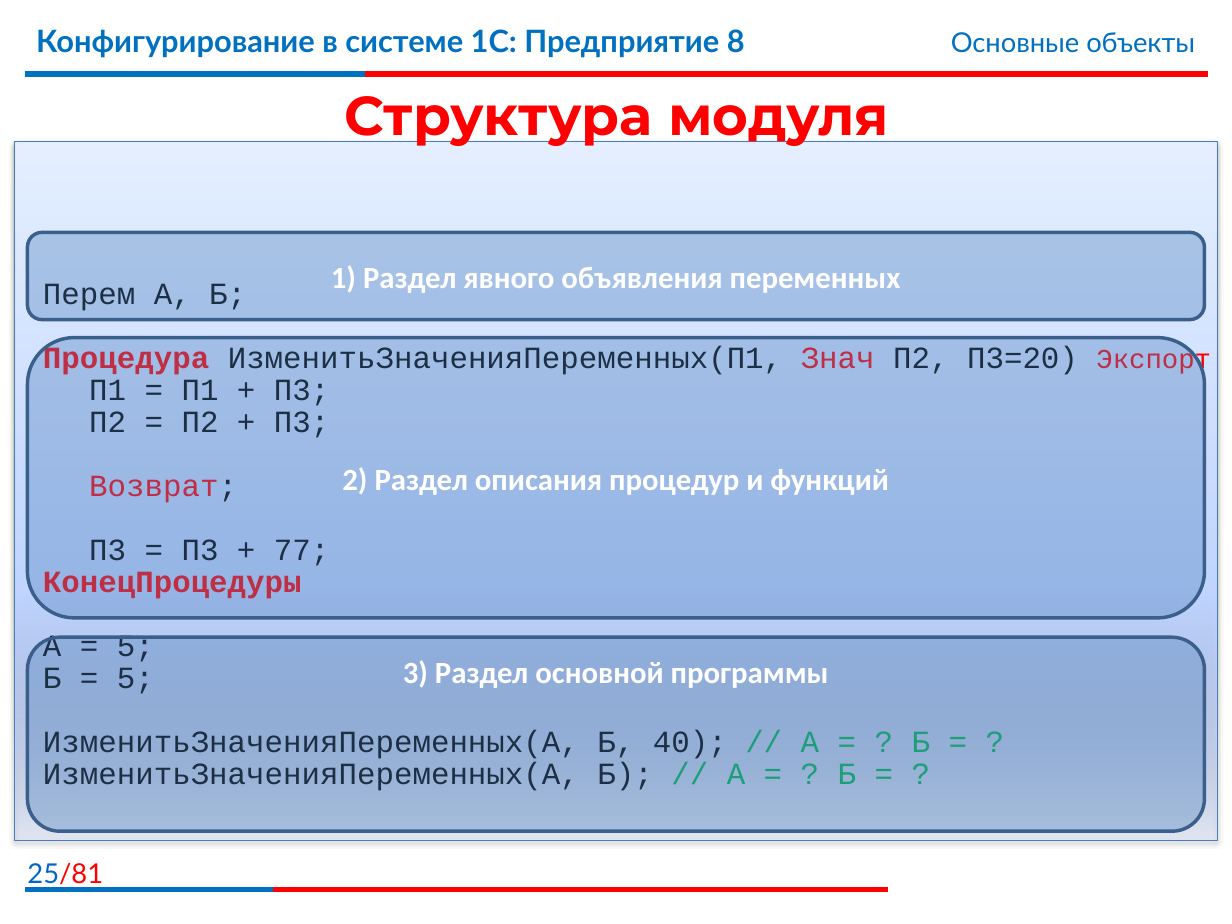
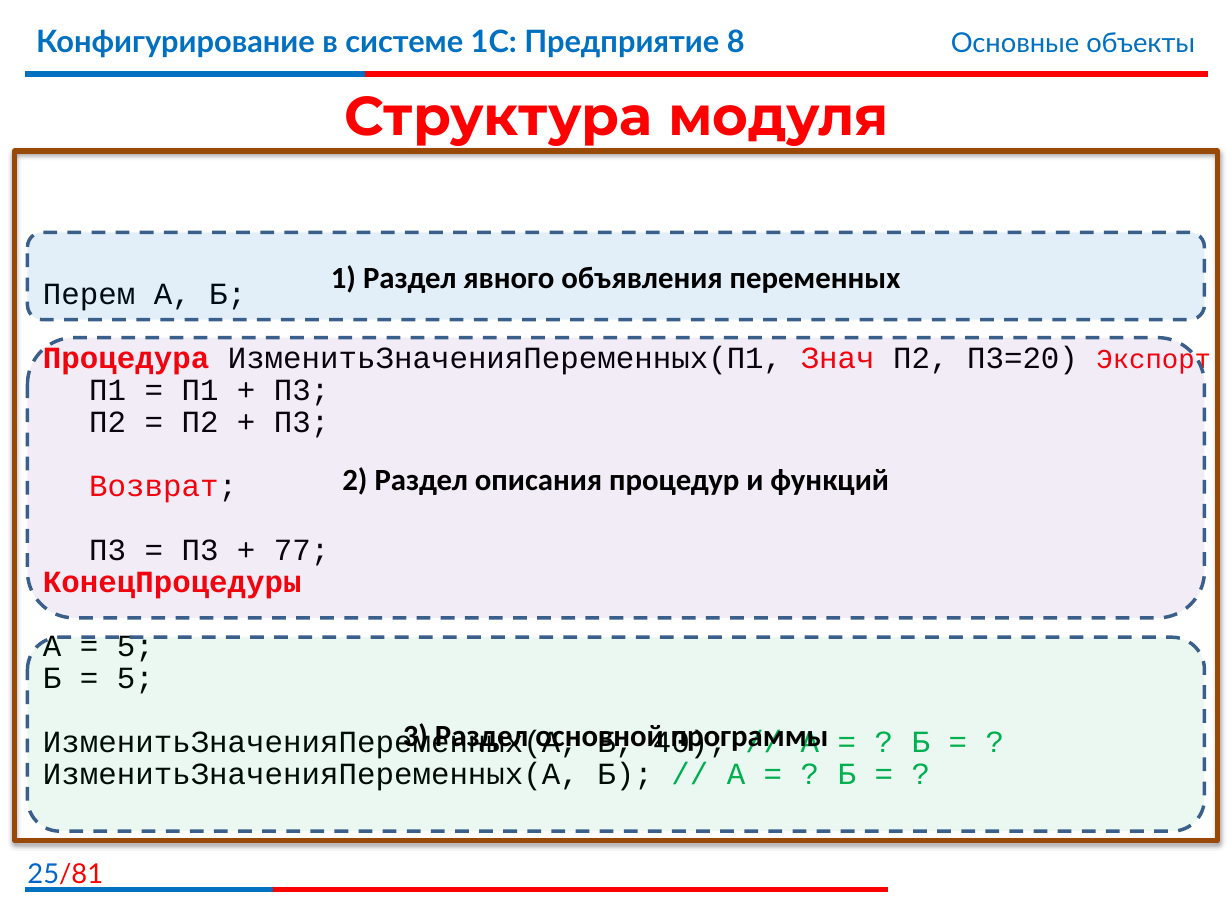
Before and after one commit to bestteacher-1c/documents_compl_kurs, a slide deck: slide 25 of Занятие_03/Иллюстрации3.pptx. Drawn at 1232x924 pixels with LibreOffice and Linux fonts; fonts in the diff are those of the drawing; background and template pictures are left out. Boxes give left, top, right and bottom in pixels: in the first picture for what was removed or moved away, otherwise in the second. Text is boxed around its words. In the diff, an @@ line names an element or a change of style, - is before the commit and + after.

```diff
--- a/Занятие_03/Иллюстрации3.pptx
+++ b/Занятие_03/Иллюстрации3.pptx
@@ rectangle: place and size @@
-rectangle at (15,142,1217,840)
+rectangle at (15,152,1217,841)
@@ rectangle at (15,152,1217,841): fill gradient #A4C4FF to #BFD4FF to #E6EEFF to none; outline #4B7EBC 0.75 pt to #984807 3 pt @@
@@ rounded rectangle "1) Раздел явного объявления переменных" at (27,233,1204,320): text colour #FFFFFF to #000000; fill #4F81BD at 37% opacity to #0070C0 at 11% opacity; outline #3A5F8C 2 pt to #3A5F8C 2 pt dashed @@
@@ rounded rectangle "2) Раздел описания процедур и ..." at (27,338,1204,617): text colour #FFFFFF to #000000; fill #4F81BD at 37% opacity to #7030A0 at 9% opacity; outline #3A5F8C 2 pt to #3A5F8C 2 pt dashed @@
@@ rounded rectangle "3) Раздел основной программы" at (27,637,1204,830): text colour #FFFFFF to #000000; vertical alignment top to middle; fill #4F81BD at 37% opacity to #00B050 at 8% opacity; outline #3A5F8C 2 pt to #3A5F8C 2 pt dashed @@
```
Also in this commit, not shown: 4 other slides changed.
